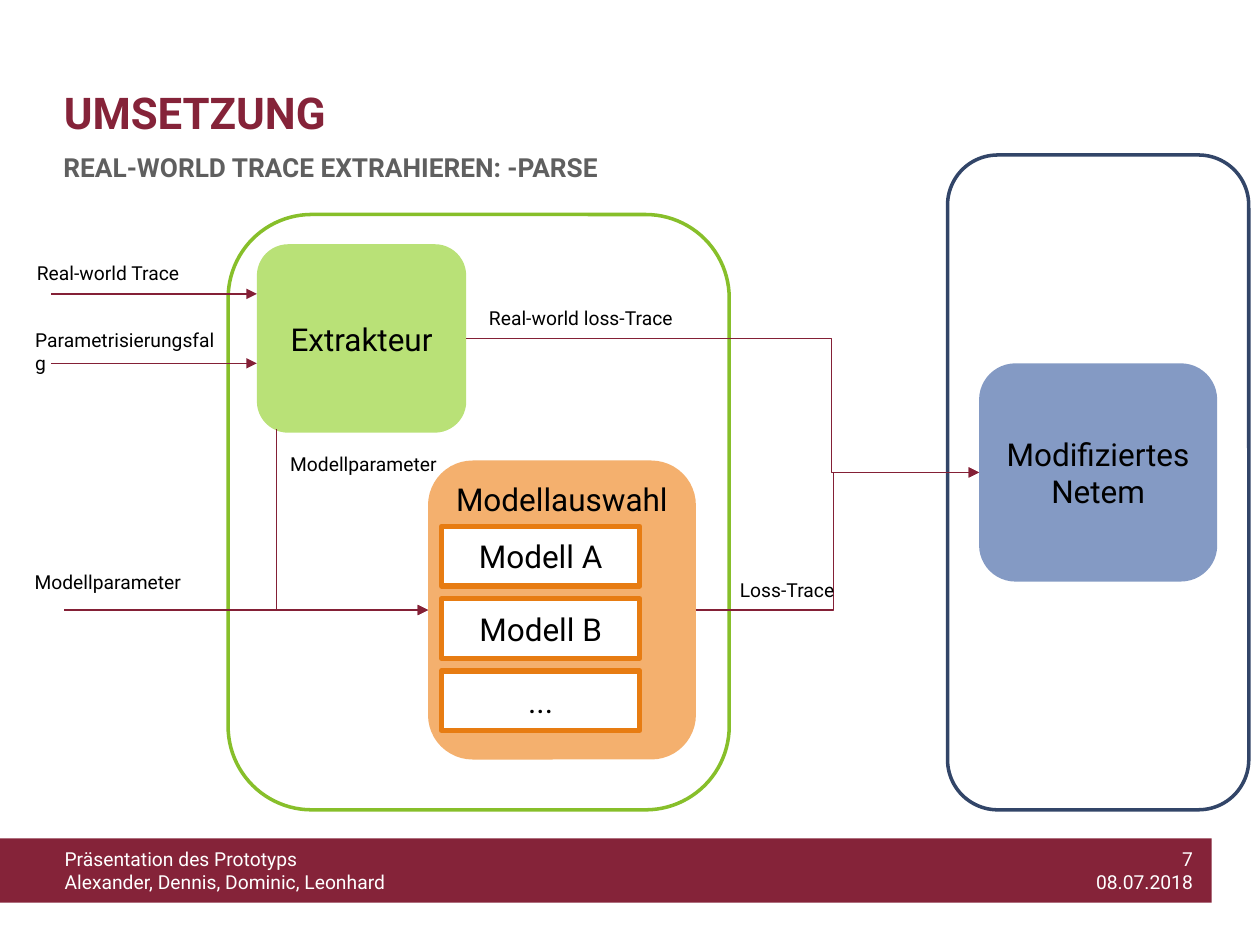
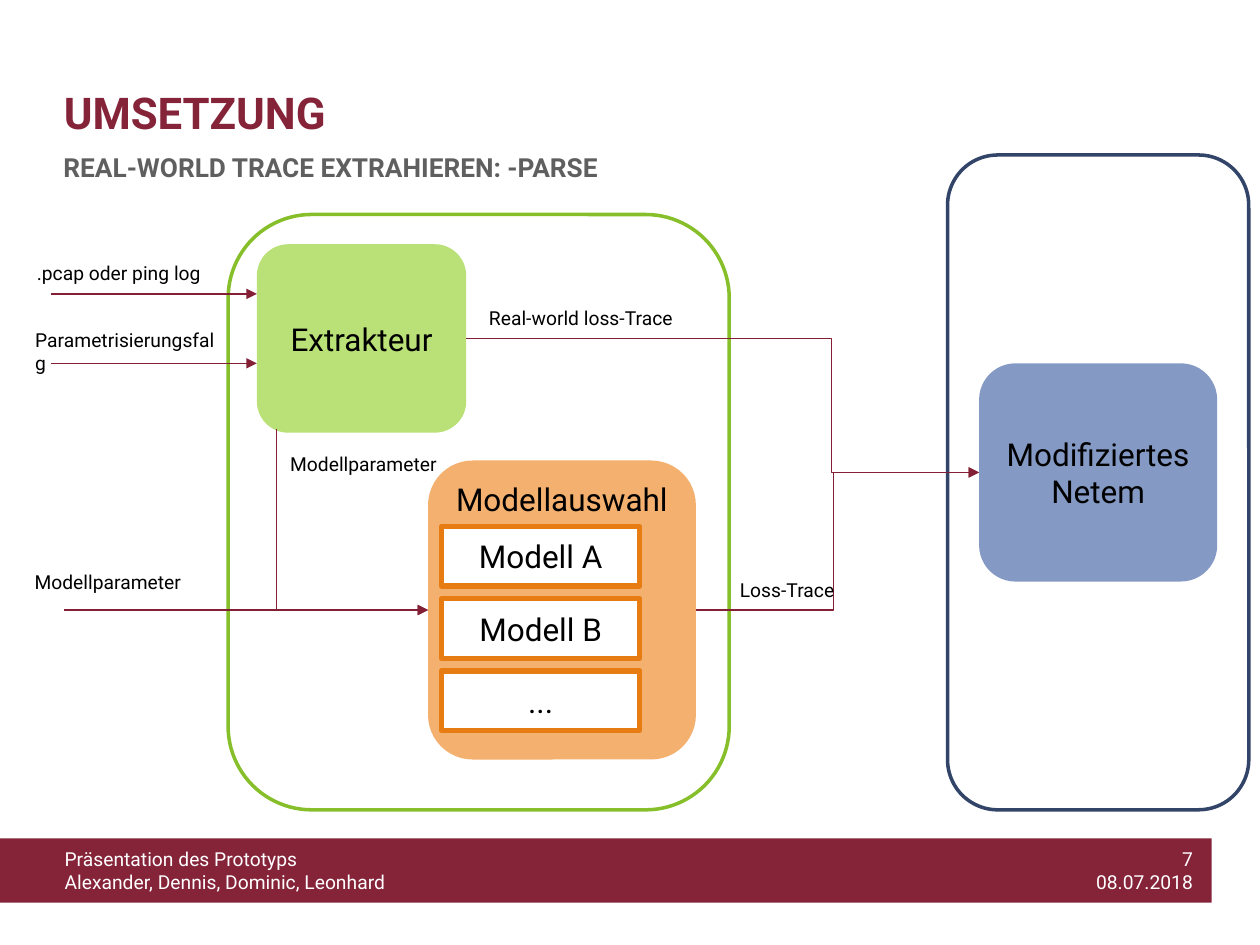
Before and after one commit to WiLEProjekt/Prototyp, a slide deck: slide 7 of Prototyp_Präsentation.pptx. Drawn at 1260x945 pixels with LibreOffice and Linux fonts; fonts in the diff are those of the drawing; background and template pictures are left out. Boxes give left, top, right and bottom in pixels: in the first picture for what was removed or moved away, otherwise in the second. Text is boxed around its words. In the diff, an @@ line names an element or a change of style, - is before the commit and + after.

```diff
--- a/Prototyp_Präsentation.pptx
+++ b/Prototyp_Präsentation.pptx
@@ text at (37, 265, 200, 284): text changed @@
-Real-world Trace
+.pcap oder ping log
```
Also in this commit, not shown: 1 other slide changed.
